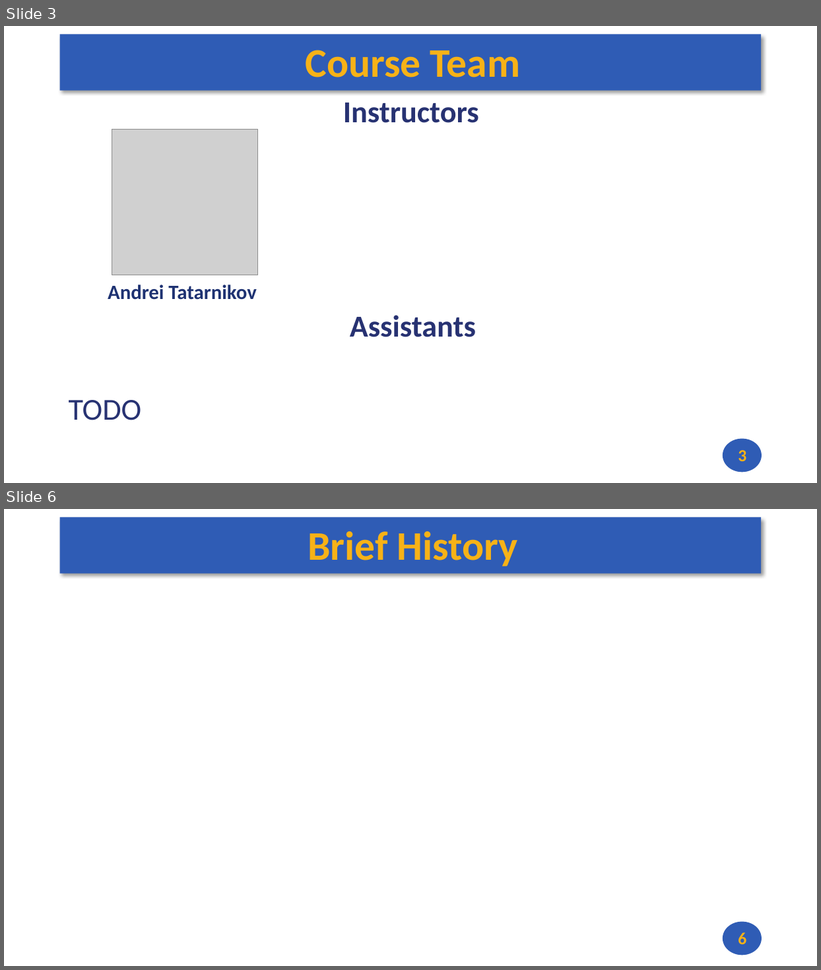
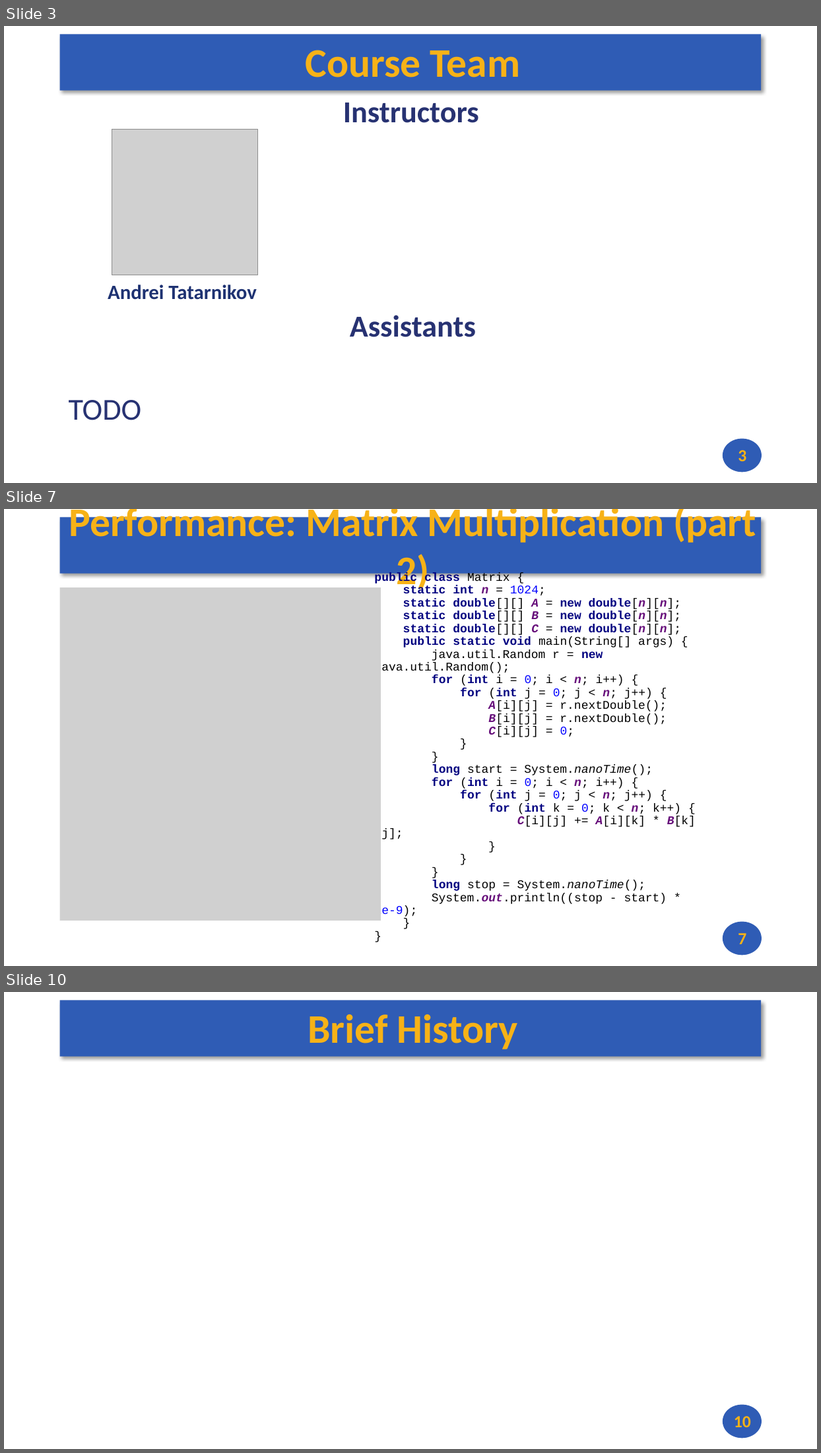
Before and after one commit to andrewt0301/hse-acos-course, a slide deck: docs/part1ca/01_Introduction/CA_Lecture_01.pptx. Shown one above the other, each under a label of ours: slides 3 and 6 before the commit, slides 3, 7 and 10 after it; the slides between them are not shown. The pictures are 821x970 and 821x1453 pixels, drawn with LibreOffice and Linux fonts; fonts in the diff are those of the drawing; grey boxes stand for pictures. Boxes give left, top, right and bottom in pixels: in the first picture for what was removed or moved away, otherwise in the second. Text is boxed around its words. In the diff, an @@ line names an element or a change of style, - is before the commit and + after.

```diff
--- a/docs/part1ca/01_Introduction/CA_Lecture_01.pptx
+++ b/docs/part1ca/01_Introduction/CA_Lecture_01.pptx
@@ slide 7 added at [4, 509, 817, 966], background #FFFFFF; not listed: 2 template elements that a slide beside it also shows @@
@@ title added at [69, 509, 756, 594], 48 pt, text #F7B217, bold @@
+Performance: Matrix Multiplication (part 2)
@@ picture added at [60, 588, 381, 921] @@
@@ text added at [374, 586, 696, 918], 14 pt, text #000000 @@
+public class Matrix {
+static int n = 1024;
+static double[][] A = new double[n][n];
+static double[][] B = new double[n][n];
+static double[][] C = new double[n][n];
+public static void main(String[] args) {
+java.util.Random r = new java.util.Random();
+for (int i = 0; i < n; i++) {
+for (int j = 0; j < n; j++) {
+A[i][j] = r.nextDouble();
+B[i][j] = r.nextDouble();
+C[i][j] = 0;
+}
+}
+long start = System.nanoTime();
+for (int i = 0; i < n; i++) {
+for (int j = 0; j < n; j++) {
+for (int k = 0; k < n; k++) {
+C[i][j] += A[i][k] * B[k][j];
+}
+}
+}
+long stop = System.nanoTime();
+System.out.println((stop - start) * 1e-9);
+}
+}
@@ page number added at [738, 933, 746, 945], 20 pt, text #F7B217, bold @@
+7
@@ what was slide 6 is now slide 10 @@
@@ page number at [734, 1416, 751, 1428]: text changed @@
-6
+10
```
Also in this commit, not shown: 2 slides changed, 4 other slides added, 1 other file.
